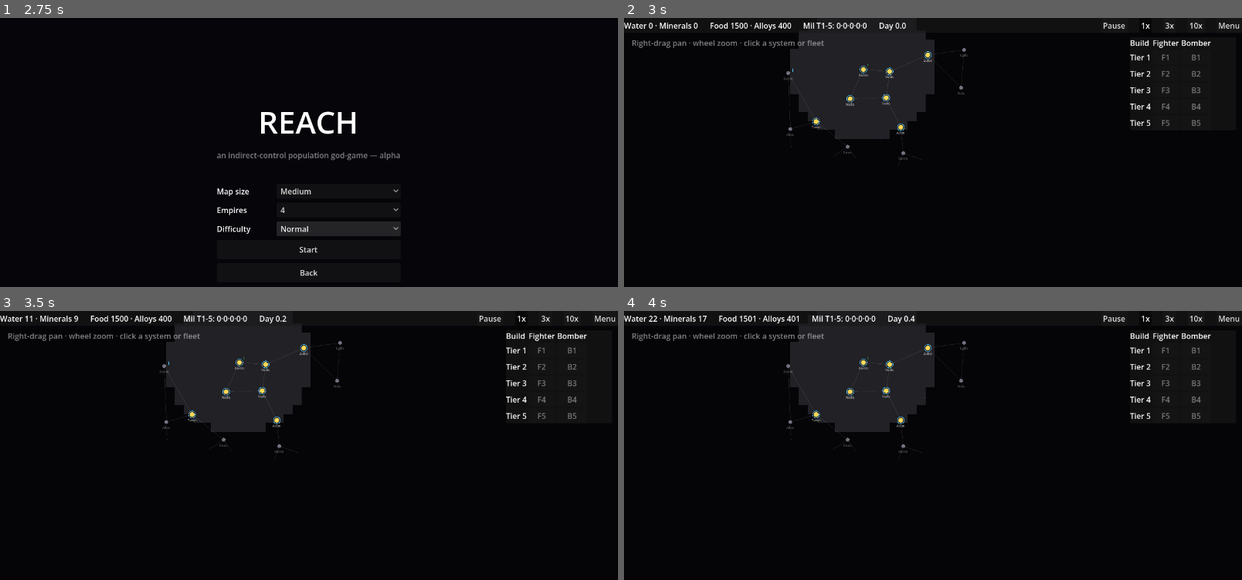
Above: before the commit, frames 1-4 (two rows, left to right).
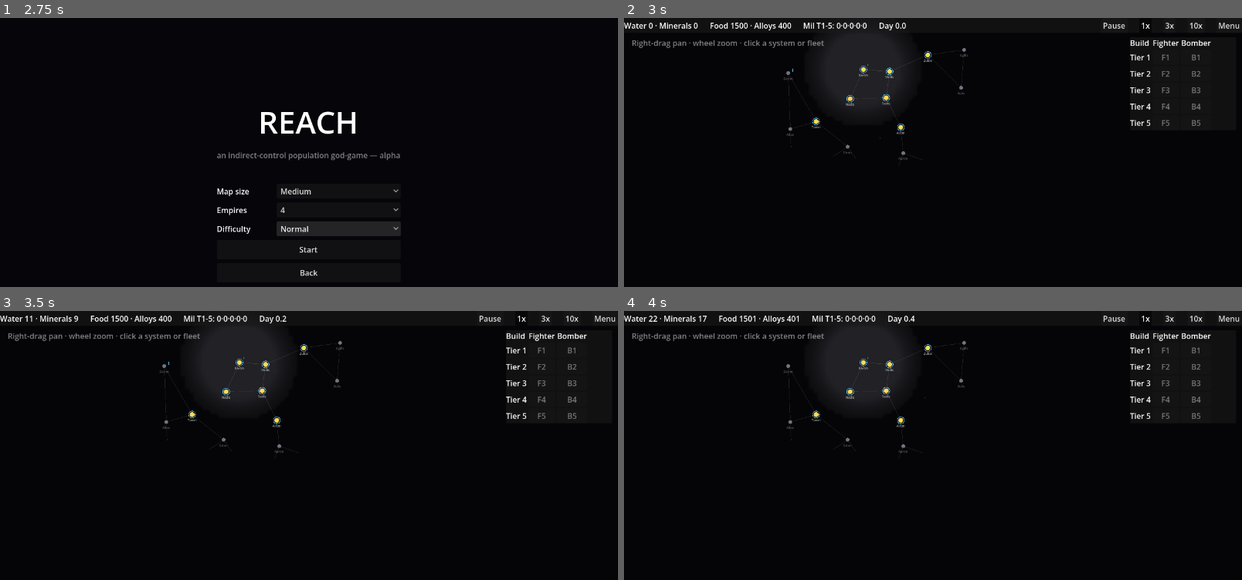
Above: after the commit, the same moments.

Repository: evyatarmitz/reach
Game: Godot game, scene res://menu/menu.tscn
The game is run twice, just before and just after one commit, with the same random seed, the same clock (stepped at 60 frames per second) and the same inputs.
Inputs:
- Up to frame 1 (2.75 s): click "New Game" at 0.5 s; click "Normal" at 1.25 s; click "Normal" at 2 s
- Up to frame 2 (3 s): click "Start" at 2.75 s
- Up to frame 3 (3.5 s): no input
- Up to frame 4 (4 s): click "1x" at 3.5 s

Frame 1 is identical in both runs. In frame 2, 2.4% of the frame differs, in the area x 26-51%, y 5-45%; in frame 3, 2.4%; in frame 4, 2.4%.

Commit message:
0.36.0 - smooth influence-shaped fog (bake to texture + feathered VR)
The fog was stamped as 34px axis-aligned rectangles, so every edge staircased,
and in open space VR filled the HARD reach disc around each system (the "rigid /
discs around them" look). Two changes:

- Render: bake the fog to an ImageTexture and draw it with linear filtering
  (texture_filter LINEAR on the node) instead of thousands of draw_rect calls.
  Low-res samples interpolate into a smooth gradient; also far fewer draw calls.
- Shape: sample a CONTINUOUS VR value (feathered by claim ratio) instead of a
  boolean. The lit region fades over a soft band (VR_BAND) and, in open space,
  ends at an influence equipotential just inside the hard reach radius
  (VR_CLAIM_FLOOR) so nearby systems merge into organic blobs and no hard circle
  ever shows. Lit -> grey explored-memory -> black composited per sample.

FOG_CELL 34 -> 16 (finer sampling; linear filter smooths the rest). Fog memory
(_fog_seen) and save format unchanged. 116 tests still pass; autoshot verified.

Diff:
--- a/desktop/game/main.gd
+++ b/desktop/game/main.gd
@@ -25,7 +25,15 @@
 const BORDER_CELL := 14.0
 const BORDER_REFRESH := 0.4
 const BORDER_EPS := 0.01     # tiny rival-claim floor so bubble-vs-empty edges draw
-const FOG_CELL := 34.0       # coarse cell for the influence-shaped fog fill
+const FOG_CELL := 16.0       # sample cell for the fog texture (linearly filtered)
+# VR fill feathering: the lit region fades out over a soft band instead of a hard
+# edge, so it reads as the influence SHAPE, not a stamped disc. VR_CLAIM_FLOOR is
+# the open-space cutoff (no rival) — the lit edge sits at an influence equipotential
+# a bit inside the hard reach radius, so nearby systems' fields merge into organic
+# blobs and no hard circle ever shows. VR_BAND is the feather width in claim-ratio
+# units (fully lit once player_claim*SIGHT is this fraction past the threshold).
+const VR_CLAIM_FLOOR := 2.0
+const VR_BAND := 0.6
 const SAVE_PATH := "user://reach_save.json"
 const FLEET_ICON_OFF := Vector2(0, -17)   # drawn above the system so it stays clickable
 const BORDER_INSET := 3.5    # push each empire's border curve into its own territory
@@ -44,9 +52,9 @@
 var _stale := {}            # system_id -> {owner, colonies}, last-seen snapshot
 var _hover_system := -1     # known system currently under the cursor (symbols shown)
 var _hover_hold := false    # autoshot: freeze the hovered system for the screenshot
-var _fog_lit: Array = []    # Rect2 coarse cells currently in the player's VR
-var _fog_gray: Array = []   # Rect2 coarse cells explored but out of VR
-var _fog_seen := {}         # "gx,gy" -> true, coarse cells ever in VR
+var _fog_tex: ImageTexture  # baked fog: feathered lit / grey memory / transparent
+var _fog_rect := Rect2()    # world-space rect the fog texture covers
+var _fog_seen := {}         # "gx,gy" -> true, cells ever in VR (explored memory)
 
 var raw_label: Label
 var goods_label: Label
@@ -81,6 +89,10 @@
 func _ready() -> void:
 	# Black space so fogged (unseen) area reads as truly dark, not grey.
 	RenderingServer.set_default_clear_color(Color(0.02, 0.02, 0.03))
+	# Linear-filter the baked fog texture so its low-res samples interpolate into a
+	# smooth influence-shaped gradient instead of visible cells. (Only the fog is a
+	# texture here; lines/text/arcs are vector-drawn and unaffected.)
+	texture_filter = CanvasItem.TEXTURE_FILTER_LINEAR
 	# New game from the menu's settings, or the default demo map. (A pending load
 	# replaces this after the UI/camera exist.)
 	if not Session.config.is_empty():
@@ -277,25 +289,47 @@
 					cc += 1
 			_stale[sys.id] = {"owner": _system_owner[sys.id], "colonies": cc}
 
-	# Influence-shaped fog fill: sample the field VR on a coarse grid so the lit
-	# region hugs the actual influence and its front edge (not discs around
-	# systems). Cells ever lit stay grey once out of VR (explored memory).
-	_fog_lit.clear()
-	_fog_gray.clear()
+	# Influence-shaped fog: sample a CONTINUOUS VR value on a grid and bake it into
+	# a texture (drawn with linear filtering) so the lit region reads as the smooth
+	# influence shape with a feathered edge — not axis-aligned blocks, not a hard
+	# reach disc. Per cell: v in [0,1] = how deep inside VR it is; v>0 marks the
+	# cell explored (grey memory once it later drops out of VR).
 	var flo := _map_lo - Vector2(140, 140)
 	var fhi := _map_hi + Vector2(140, 140)
-	var fcols := int((fhi.x - flo.x) / FOG_CELL) + 1
-	var frows := int((fhi.y - flo.y) / FOG_CELL) + 1
+	var fcols: int = maxi(1, int((fhi.x - flo.x) / FOG_CELL) + 1)
+	var frows: int = maxi(1, int((fhi.y - flo.y) / FOG_CELL) + 1)
+	var sight: float = SimConstants.SIGHT_INFLUENCE_FACTOR
+	var img := Image.create(fcols, frows, false, Image.FORMAT_RGBA8)
 	for gy in frows:
 		for gx in fcols:
 			var c := Vector2(flo.x + (gx + 0.5) * FOG_CELL, flo.y + (gy + 0.5) * FOG_CELL)
-			var rect := Rect2(flo.x + gx * FOG_CELL, flo.y + gy * FOG_CELL,
-				FOG_CELL, FOG_CELL)
-			if _player_vr_at(c, ids, pos, infl, reach, pk):
-				_fog_lit.append(rect)
-				_fog_seen["%d,%d" % [gx, gy]] = true
-			elif _fog_seen.has("%d,%d" % [gx, gy]):
-				_fog_gray.append(rect)
+			var v := 0.0
+			if pk != -1:
+				var pc := _claim_at(c, pos[pk], infl[pk], reach[pk])
+				if pc > 0.0:
+					var rival := 0.0
+					for k in ids.size():
+						if k != pk:
+							rival = maxf(rival, _claim_at(c, pos[k], infl[k], reach[k]))
+					# Feather by claim ratio: fully lit well inside, fading to 0 at the
+					# VR limit (rival dominance at borders, or the open-space floor).
+					var ratio := pc * sight / maxf(rival, VR_CLAIM_FLOOR)
+					v = clampf((ratio - 1.0) / VR_BAND, 0.0, 1.0)
+			var key := "%d,%d" % [gx, gy]
+			if v > 0.0:
+				_fog_seen[key] = true
+			# Composite feathered lit over grey memory over transparent (black bg).
+			var base_a := 0.6 if _fog_seen.has(key) else 0.0
+			var fa: float = v + base_a * (1.0 - v)
+			var col := Color(0, 0, 0, 0)
+			if fa > 0.0001:
+				var lit := Vector3(0.13, 0.13, 0.15) * v
+				var mem := Vector3(0.07, 0.07, 0.08) * (base_a * (1.0 - v))
+				var rgb: Vector3 = (lit + mem) / fa
+				col = Color(rgb.x, rgb.y, rgb.z, fa)
+			img.set_pixel(gx, gy, col)
+	_fog_tex = ImageTexture.create_from_image(img)
+	_fog_rect = Rect2(flo, fhi - flo)
 
 	# Sample each empire's claim on a grid of POINTS (cell corners), then trace a
 	# smooth marching-squares contour of every empire's dominance margin
@@ -544,14 +578,12 @@
 
 func _draw_galaxy() -> void:
 	var font := ThemeDB.fallback_font
-	# Influence-shaped fog on the black background: lit cells hug the player's
-	# actual influence (and reach in front of the border); explored-but-lost cells
-	# are darker grey; never-seen stays black. Cells are precomputed in the border
-	# refresh from the field, so this is the influence shape, not discs.
-	for r in _fog_gray:
-		draw_rect(r, Color(0.07, 0.07, 0.08))
-	for r in _fog_lit:
-		draw_rect(r, Color(0.13, 0.13, 0.15))
+	# Influence-shaped fog on the black background: one baked texture, drawn with
+	# linear filtering (see _ready) so the feathered lit region hugs the player's
+	# actual influence with a smooth edge — no blocks, no hard reach disc. Lit fades
+	# to grey explored-memory to never-seen black. Baked in the border refresh.
+	if _fog_tex != null:
+		draw_texture_rect(_fog_tex, _fog_rect, false)
 	# Deformed influence borders (already fog-gated to VR in _recompute_borders).
 	for seg in _border_segments:
 		draw_line(seg[0], seg[1], seg[2], 2.0)
